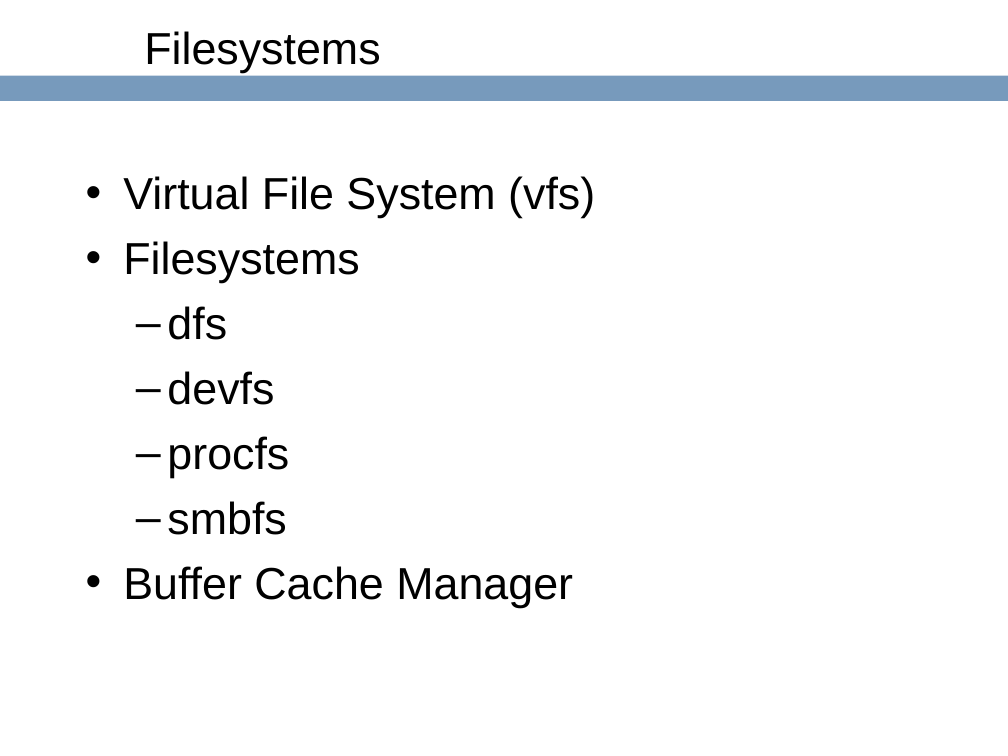
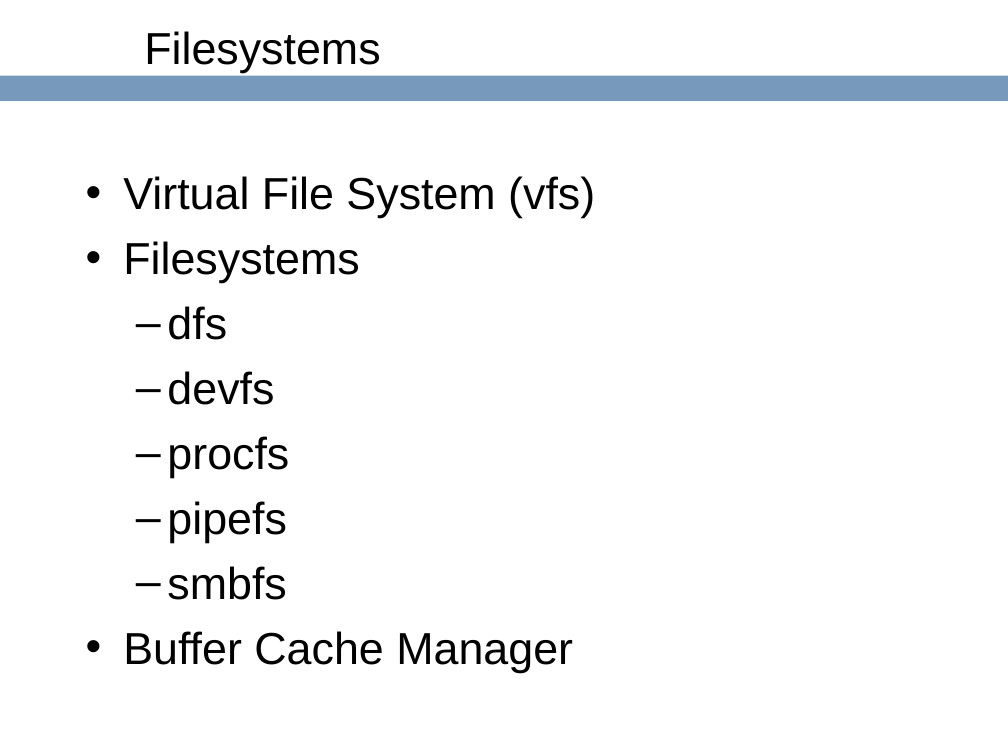
Before and after one commit to ringgaard/sanos, a slide deck: slide 58 of doc/sanostech.ppt. Drawn at 1008x756 pixels with LibreOffice and Linux fonts; fonts in the diff are those of the drawing; background and template pictures are left out. Boxes give left, top, right and bottom in pixels: in the first picture for what was removed or moved away, otherwise in the second. Text is boxed around its words. In the diff, an @@ line names an element or a change of style, - is before the commit and + after.

```diff
--- a/doc/sanostech.ppt
+++ b/doc/sanostech.ppt
@@ text at bbox=[167, 501, 287, 543]: paragraph added @@
+  – pipefs
```
Also in this commit, not shown: 9 other slides changed.
